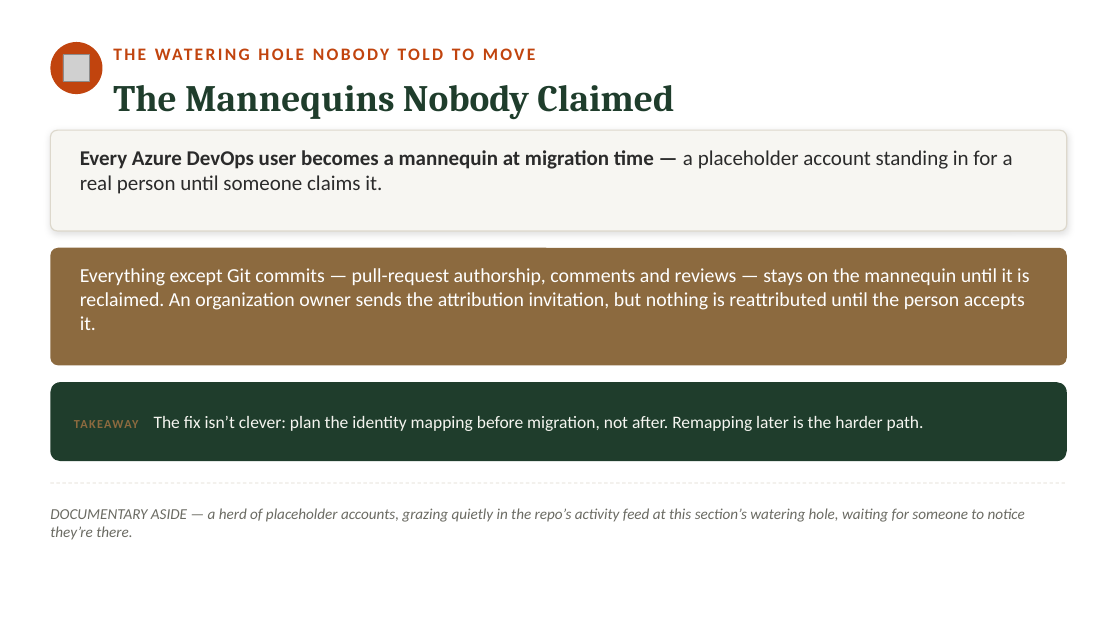
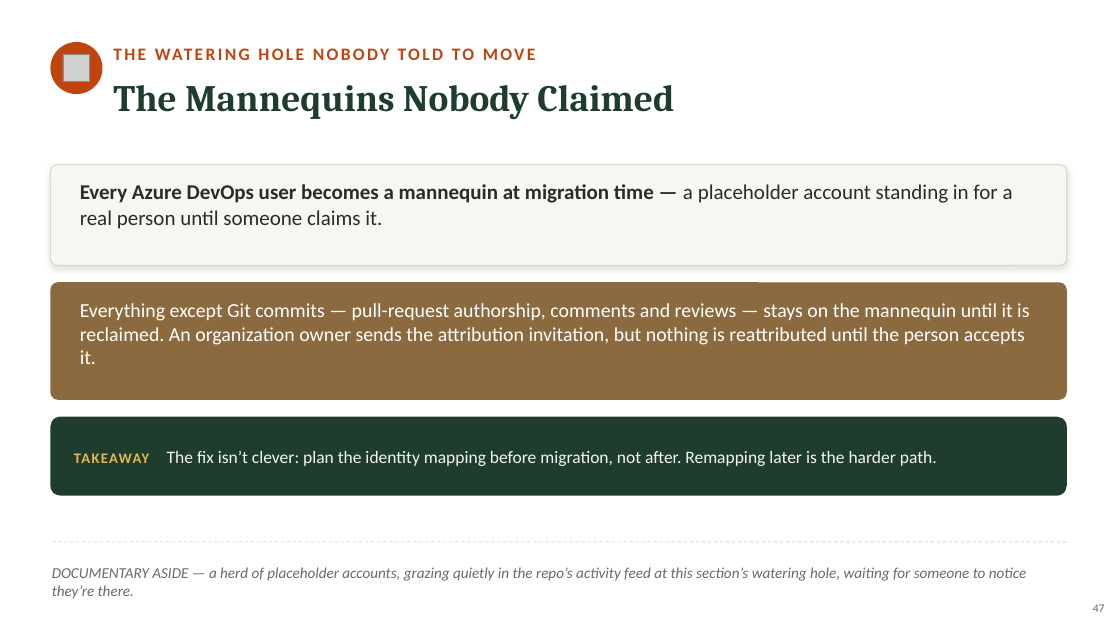
Before and after one commit to neumann1990/Azure_DevOps_To_GitHub, a slide deck: slide 47 of presentation/azure-devops-to-github-the-great-migration-FULL-DECK.pptx (slide 46 before the commit). Drawn at 1120x630 pixels with LibreOffice and Linux fonts; fonts in the diff are those of the drawing; grey boxes stand for pictures. Boxes give left, top, right and bottom in pixels: in the first picture for what was removed or moved away, otherwise in the second. Text is boxed around its words. In the diff, an @@ line names an element or a change of style, - is before the commit and + after.

Commit message:
More styling changes to PP

```diff
--- a/presentation/azure-devops-to-github-the-great-migration-FULL-DECK.pptx
+++ b/presentation/azure-devops-to-github-the-great-migration-FULL-DECK.pptx
@@ 3 texts, 3 rounded rectangles: place and size @@
-3 texts, 3 rounded rectangles at box(50, 130, 1067, 461)
+3 texts, 3 rounded rectangles at box(50, 165, 1067, 496)
@@ text "TAKEAWAY The fix isn’t clever: ..." at box(74, 451, 937, 466): size 10.5 to 12.5 pt, text colour #8C6A3F to #E0B85C in "TAKEAWAY" @@
@@ text "DOCUMENTARY ASIDE — a herd ...": place and size @@
-text "DOCUMENTARY ASIDE — a herd ..." at box(50, 508, 1025, 540)
+text "DOCUMENTARY ASIDE — a herd ..." at box(52, 567, 1026, 599)
@@ line moved from (50, 483) - (1067, 483) to (52, 542) - (1069, 542) @@
@@ page number added at box(1093, 604, 1105, 612), 10 pt, text #6B6B63 @@
+47
```
Also in this commit, not shown: 50 other slides changed.
